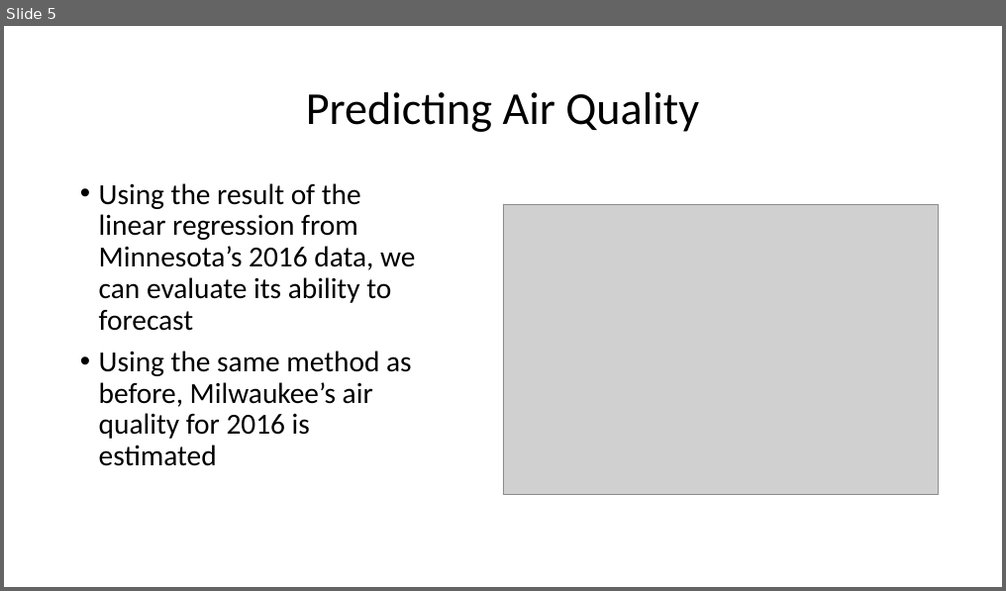
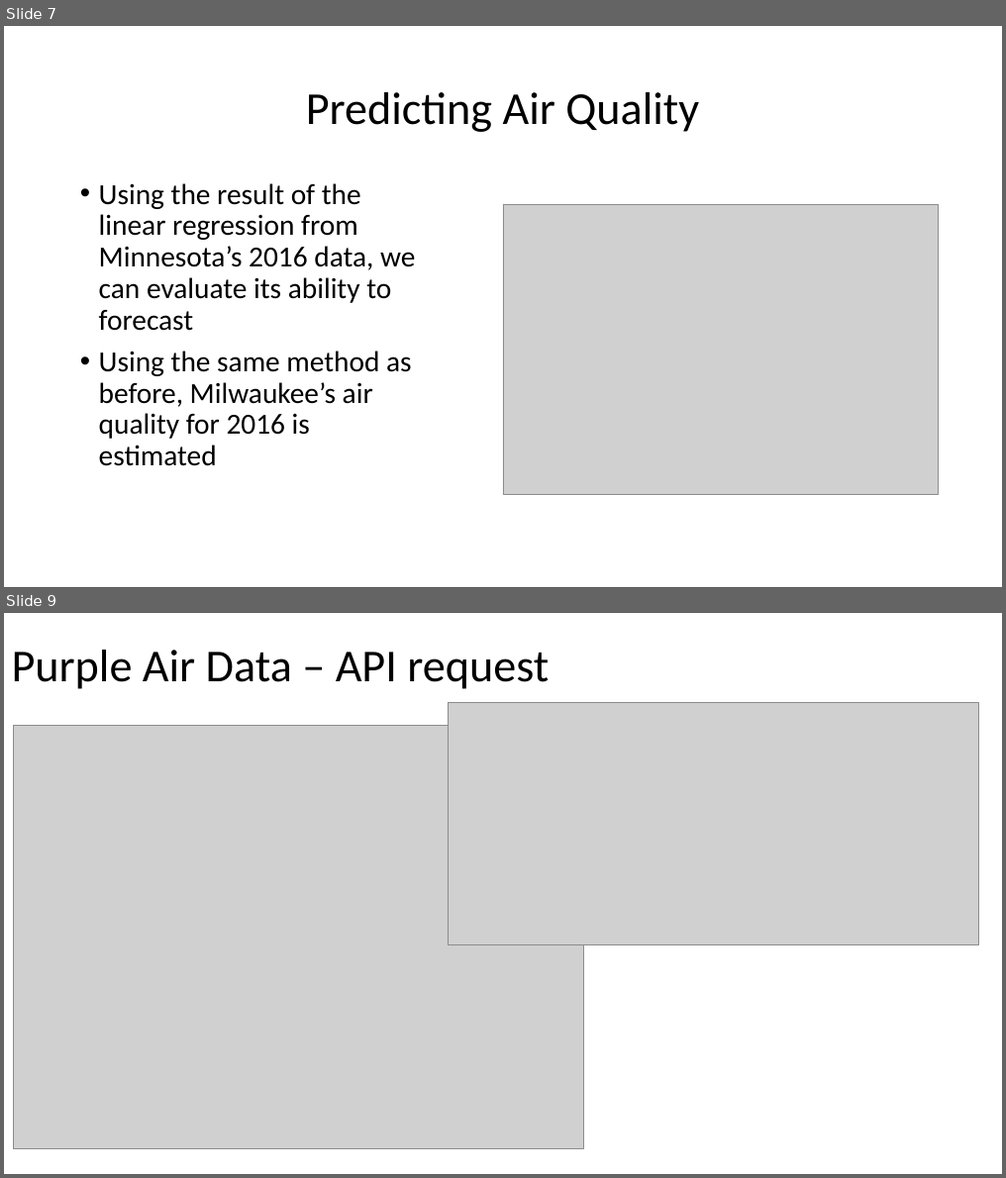
Before and after one commit to abbylemon/fake-news, a slide deck: Data_Project_Deck_1.pptx. Shown one above the other, each under a label of ours: slide 5 before the commit, slides 7 and 9 after it; the slides between them are not shown. The pictures are 1006x591 and 1006x1178 pixels, drawn with LibreOffice and Linux fonts; fonts in the diff are those of the drawing; grey boxes stand for pictures. Boxes give left, top, right and bottom in pixels: in the first picture for what was removed or moved away, otherwise in the second. Text is boxed around its words. In the diff, an @@ line names an element or a change of style, - is before the commit and + after.

```diff
--- a/Data_Project_Deck_1.pptx
+++ b/Data_Project_Deck_1.pptx
@@ slide 9 added at (4,613,1002,1174), background #FFFFFF @@
@@ title added at (12,650,548,689), 44 pt, text #000000 @@
+Purple Air Data – API request
@@ picture added at (13,725,583,1149) @@
@@ picture added at (448,703,979,946) @@
@@ what was slide 5 is now slide 7 @@
```
Also in this commit, not shown: 5 other slides added, 2 other files.
